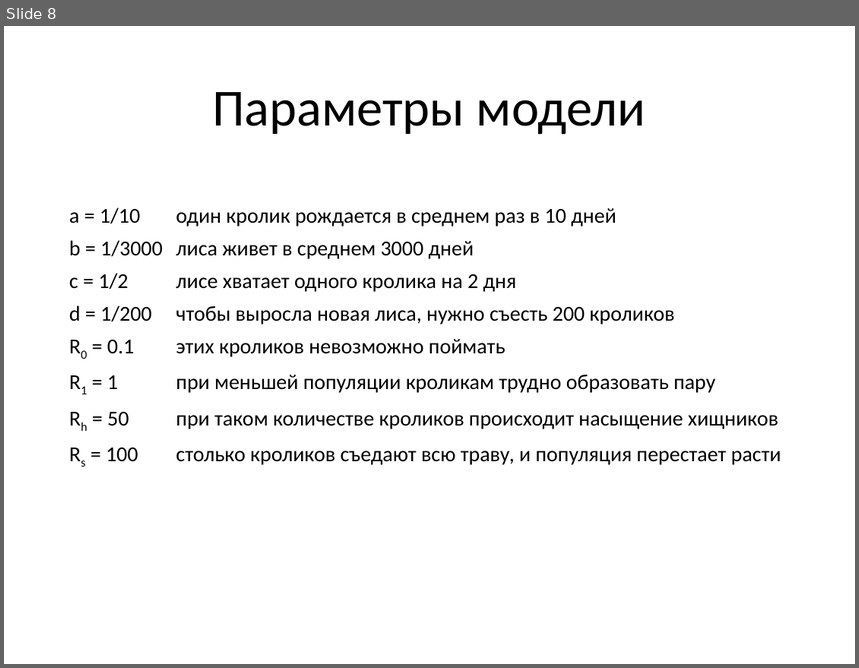
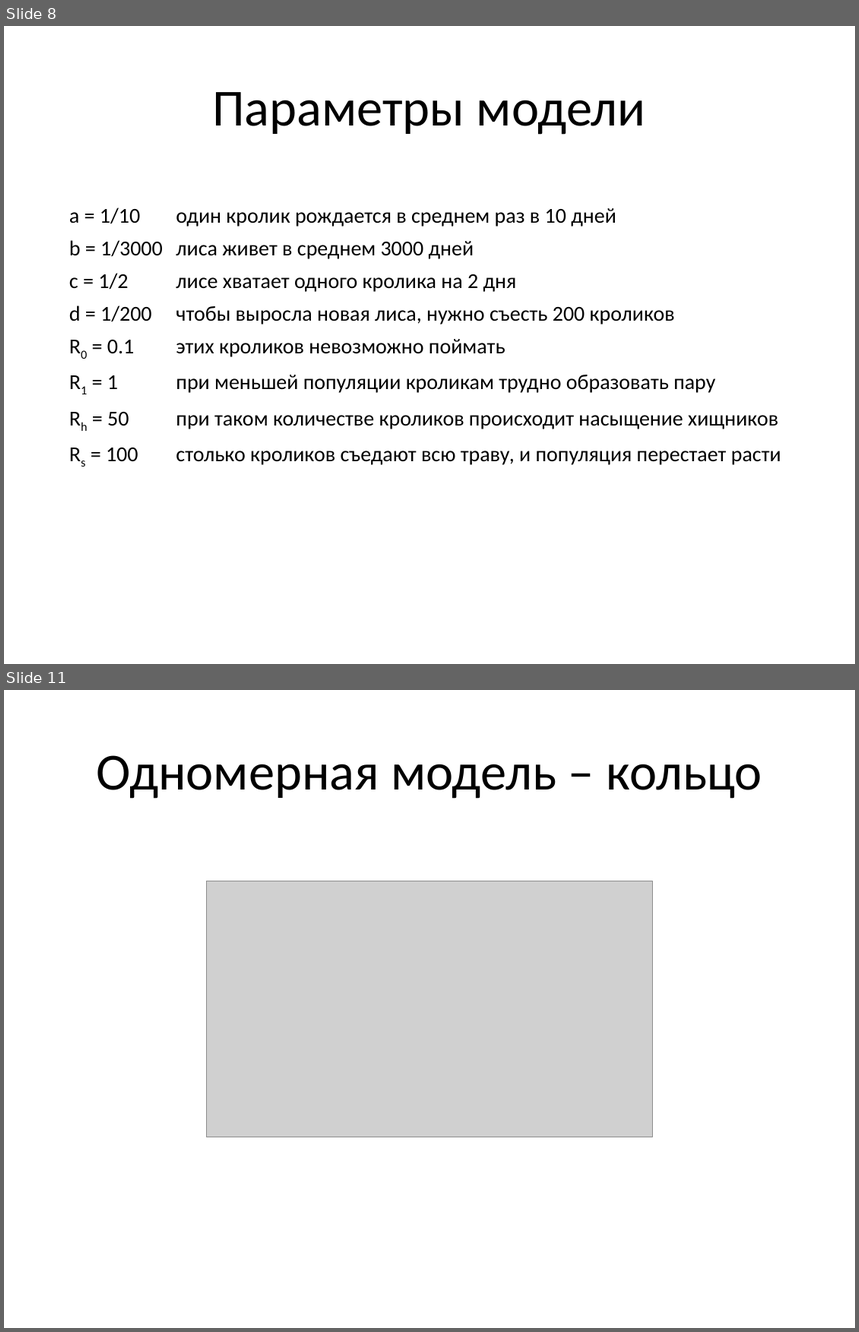
Before and after one commit to olegv142/rabbits, a slide deck: rabbit-foxes.pptx. Shown one above the other, each under a label of ours: slide 8 before the commit, slides 8 and 11 after it; the slides between them are not shown. The pictures are 859x668 and 859x1332 pixels, drawn with LibreOffice and Linux fonts; fonts in the diff are those of the drawing; grey boxes stand for pictures. Boxes give left, top, right and bottom in pixels: in the first picture for what was removed or moved away, otherwise in the second. Text is boxed around its words. In the diff, an @@ line names an element or a change of style, - is before the commit and + after.

```diff
--- a/rabbit-foxes.pptx
+++ b/rabbit-foxes.pptx
@@ slide 11 added at [4, 690, 855, 1328], background #FFFFFF @@
@@ title added at [96, 755, 762, 799], 44 pt, text #000000 @@
+Одномерная модель – кольцо
@@ picture added at [207, 881, 652, 1137] @@
```
Also in this commit, not shown: 6 other slides added, 1 slide removed, 3 other files.
